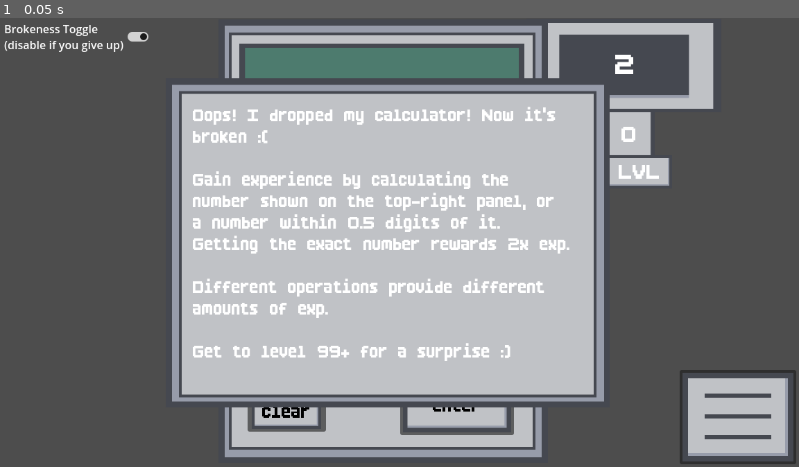
Above: before the commit, frame 1.
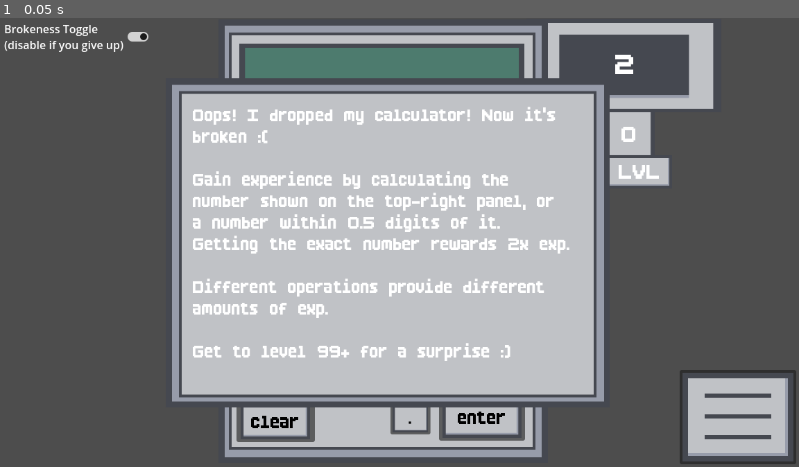
Above: after the commit, the same moment.

Repository: ShadowArcher289/i-dropped-my-calculator
Game: Godot game, scene res://scenes/main.tscn
Two runs of this game, one before a commit and one after it. Both use one fixed random seed, a clock stepped at 60 frames per second and the inputs below.
Inputs:
- Up to frame 1 (0.05 s): no input

The runs differ from the first frame. In frame 1, 1.4% of the frame differs, in the area x 29-66%, y 86-95%.

Commit message:
implemented decimals

Diff:
--- a/scenes/calculator.tscn
+++ b/scenes/calculator.tscn
@@ -113,14 +113,13 @@
 [sub_resource type="Shortcut" id="Shortcut_ppje6"]
 events = [SubResource("InputEventKey_p33ym")]
 
-[sub_resource type="InputEventKey" id="InputEventKey_mnrwk"]
-device = -1
-shift_pressed = true
-keycode = 61
-unicode = 43
+[sub_resource type="InputEventKey" id="InputEventKey_864p1"]
+device = -1
+keycode = 46
+unicode = 46
 
 [sub_resource type="Shortcut" id="Shortcut_pouw1"]
-events = [SubResource("InputEventKey_mnrwk")]
+events = [SubResource("InputEventKey_864p1")]
 
 [sub_resource type="InputEventKey" id="InputEventKey_1bb0f"]
 device = -1
@@ -144,9 +143,9 @@
 [node name="Buttons" type="Node2D" parent="."]
 
 [node name="button1" type="Button" parent="Buttons"]
-offset_left = 89.5
+offset_left = 73.5
 offset_top = 292.0
-offset_right = 161.5
+offset_right = 145.5
 offset_bottom = 348.0
 theme = ExtResource("2_jgmda")
 theme_override_colors/font_color = Color(0, 0, 0, 1)
@@ -158,9 +157,9 @@
 icon_alignment = 1
 
 [node name="button2" type="Button" parent="Buttons"]
-offset_left = 174.5
+offset_left = 158.5
 offset_top = 292.0
-offset_right = 246.5
+offset_right = 230.5
 offset_bottom = 348.0
 theme_override_colors/font_color = Color(0, 0, 0, 1)
 theme_override_fonts/font = ExtResource("2_q1y2q")
@@ -171,9 +170,9 @@
 icon_alignment = 1
 
 [node name="button3" type="Button" parent="Buttons"]
-offset_left = 259.5
+offset_left = 243.5
 offset_top = 292.0
-offset_right = 331.5
+offset_right = 315.5
 offset_bottom = 348.0
 theme_override_colors/font_color = Color(0, 0, 0, 1)
 theme_override_fonts/font = ExtResource("2_q1y2q")
@@ -184,9 +183,9 @@
 icon_alignment = 1
 
 [node name="button4" type="Button" parent="Buttons"]
-offset_left = 89.5
+offset_left = 73.5
 offset_top = 362.0
-offset_right = 161.5
+offset_right = 145.5
 offset_bottom = 418.0
 theme_override_colors/font_color = Color(0, 0, 0, 1)
 theme_override_fonts/font = ExtResource("2_q1y2q")
@@ -197,9 +196,9 @@
 icon_alignment = 1
 
 [node name="button5" type="Button" parent="Buttons"]
-offset_left = 174.5
+offset_left = 159.5
 offset_top = 362.0
-offset_right = 246.5
+offset_right = 231.5
 offset_bottom = 418.0
 theme_override_colors/font_color = Color(0, 0, 0, 1)
 theme_override_fonts/font = ExtResource("2_q1y2q")
@@ -210,9 +209,9 @@
 icon_alignment = 1
 
 [node name="button6" type="Button" parent="Buttons"]
-offset_left = 259.5
+offset_left = 243.5
 offset_top = 362.0
-offset_right = 331.5
+offset_right = 315.5
 offset_bottom = 418.0
 theme_override_colors/font_color = Color(0, 0, 0, 1)
 theme_override_fonts/font = ExtResource("2_q1y2q")
@@ -223,9 +222,9 @@
 icon_alignment = 1
 
 [node name="button7" type="Button" parent="Buttons"]
-offset_left = 90.5
+offset_left = 74.5
 offset_top = 434.0
-offset_right = 162.5
+offset_right = 146.5
 offset_bottom = 490.0
 theme_override_colors/font_color = Color(0, 0, 0, 1)
 theme_override_fonts/font = ExtResource("2_q1y2q")
@@ -236,10 +235,10 @@
 icon_alignment = 1
 
 [node name="button8" type="Button" parent="Buttons"]
-offset_left = 176.5
-offset_top = 434.0
-offset_right = 248.5
-offset_bottom = 490.0
+offset_left = 159.5
+offset_top = 430.0
+offset_right = 231.5
+offset_bottom = 486.0
 theme_override_colors/font_color = Color(0, 0, 0, 1)
 theme_override_fonts/font = ExtResource("2_q1y2q")
 theme_override_font_sizes/font_size = 32
@@ -249,9 +248,9 @@
 icon_alignment = 1
 
 [node name="button9" type="Button" parent="Buttons"]
-offset_left = 261.5
+offset_left = 244.5
 offset_top = 432.0
-offset_right = 333.5
+offset_right = 316.5
 offset_bottom = 488.0
 theme_override_colors/font_color = Color(0, 0, 0, 1)
 theme_override_fonts/font = ExtResource("2_q1y2q")
@@ -262,10 +261,10 @@
 icon_alignment = 1
 
 [node name="button0" type="Button" parent="Buttons"]
-offset_left = 175.5
-offset_top = 504.0
-offset_right = 247.5
-offset_bottom = 560.0
+offset_left = 159.5
+offset_top = 498.0
+offset_right = 231.5
+offset_bottom = 554.0
 theme_override_colors/font_color = Color(0, 0, 0, 1)
 theme_override_fonts/font = ExtResource("2_q1y2q")
 theme_override_font_sizes/font_size = 32
@@ -329,10 +328,10 @@
 icon_alignment = 1
 
 [node name="buttonEnter" type="Button" parent="Buttons"]
-offset_left = 266.5
-offset_top = 516.0
-offset_right = 430.5
-offset_bottom = 602.0
+offset_left = 323.0
+offset_top = 545.0
+offset_right = 447.0
+offset_bottom = 610.0
 theme = ExtResource("2_jgmda")
 shortcut = SubResource("Shortcut_j0ha4")
 text = "enter"
@@ -341,15 +340,27 @@
 expand_icon = true
 
 [node name="buttonClear" type="Button" parent="Buttons"]
-offset_left = 46.5
-offset_top = 539.0
-offset_right = 159.5
-offset_bottom = 597.0
+offset_left = 31.0
+offset_top = 554.0
+offset_right = 144.0
+offset_bottom = 612.0
 theme = ExtResource("2_jgmda")
 text = "clear"
 icon = ExtResource("4_jgmda")
 icon_alignment = 1
 expand_icon = true
+
+[node name="buttonDot" type="Button" parent="Buttons"]
+offset_left = 253.0
+offset_top = 556.0
+offset_right = 325.0
+offset_bottom = 612.0
+scale = Vector2(0.8, 0.8)
+theme = ExtResource("2_jgmda")
+shortcut = SubResource("Shortcut_pouw1")
+text = "."
+icon = ExtResource("3_sio27")
+icon_alignment = 1
 
 [node name="Screen" type="Sprite2D" parent="."]
 position = Vector2(240.82095, 151.99997)
@@ -381,3 +392,4 @@
 [connection signal="pressed" from="Buttons/buttonAdd" to="." method="_on_button_add_pressed"]
 [connection signal="pressed" from="Buttons/buttonEnter" to="." method="_on_button_enter_pressed"]
 [connection signal="pressed" from="Buttons/buttonClear" to="." method="_on_button_clear_pressed"]
+[connection signal="pressed" from="Buttons/buttonDot" to="." method="_on_button_dot_pressed"]
--- a/scripts/calculator.gd
+++ b/scripts/calculator.gd
@@ -1,6 +1,6 @@
 extends Node2D
 
-# FEATURES TO ADD: TODO: Allow Decimals, Keybind computer buttons.
+# FEATURES TO ADD: TODO: Allow Decimals
 
 @onready var button_1: Button = $Buttons/button1
 @onready var button_2: Button = $Buttons/button2
@@ -18,6 +18,7 @@
 @onready var button_add: Button = $Buttons/buttonAdd
 @onready var button_enter: Button = $Buttons/buttonEnter
 @onready var button_clear: Button = $Buttons/buttonClear
+@onready var button_dot: Button = $Buttons/buttonDot
 
 @onready var screen_text: RichTextLabel = $ScreenText
 
@@ -243,16 +244,33 @@
 	var last_index = calculation.size()-1; ## the last index of the calculation array
 
 	if(calculation.is_empty()):
-		if(value.is_valid_float()):
-			calculation.append(value);
-			screen_display += value;
+		if(value.is_valid_float() || value == "."):
+			if(value != "."):
+				calculation.append(value);
+				screen_display += value;
+			else:
+				value = "0."
+				calculation.append(value);
+				screen_display += value;
+
 	else:
-		if(value.is_valid_float()): # run logic if the value is a number.
-			if(!calculation.get(last_index).is_valid_float()): # add to the array if the previous value is not a number
-				calculation.append(value);
-			else: # update the last value in the array if it is a valid number (ex: 1 -> 13)
-				calculation.set(last_index, calculation.get(last_index) + value);
-			screen_display += value;
+		if(value.is_valid_float() || value == "."): # run logic if the value is a number.
+			if(!('.' in calculation.get(last_index))):
+				if(!calculation.get(last_index).is_valid_float()): # add to the array if the previous value is not a number
+					if(value != "."):
+						calculation.append(value);
+					else:
+						value = "0."
+						calculation.append(value);
+				else: # update the last value in the array if it is a valid number (ex: 1 -> 13)
+					calculation.set(last_index, calculation.get(last_index) + value);
+				screen_display += value;
+			elif(value != "."):
+				if(!calculation.get(last_index).is_valid_float()): # add to the array if the previous value is not a number
+					calculation.append(value);
+				else: # update the last value in the array if it is a valid number (ex: 1 -> 13)
+					calculation.set(last_index, calculation.get(last_index) + value);
+				screen_display += value;
 		else: # append non-number values to calculation
 			if(calculation.get(last_index).is_valid_float()): # do not put two non-number values next to eachother
 				calculation.append(value);
@@ -333,3 +351,7 @@
 	SoundManager.clear.play(0.1);
 	await get_tree().create_timer(0.08).timeout;
 	clear_calc();
+
+func _on_button_dot_pressed() -> void:
+	button_pressed();
+	add_to_calc(".");
